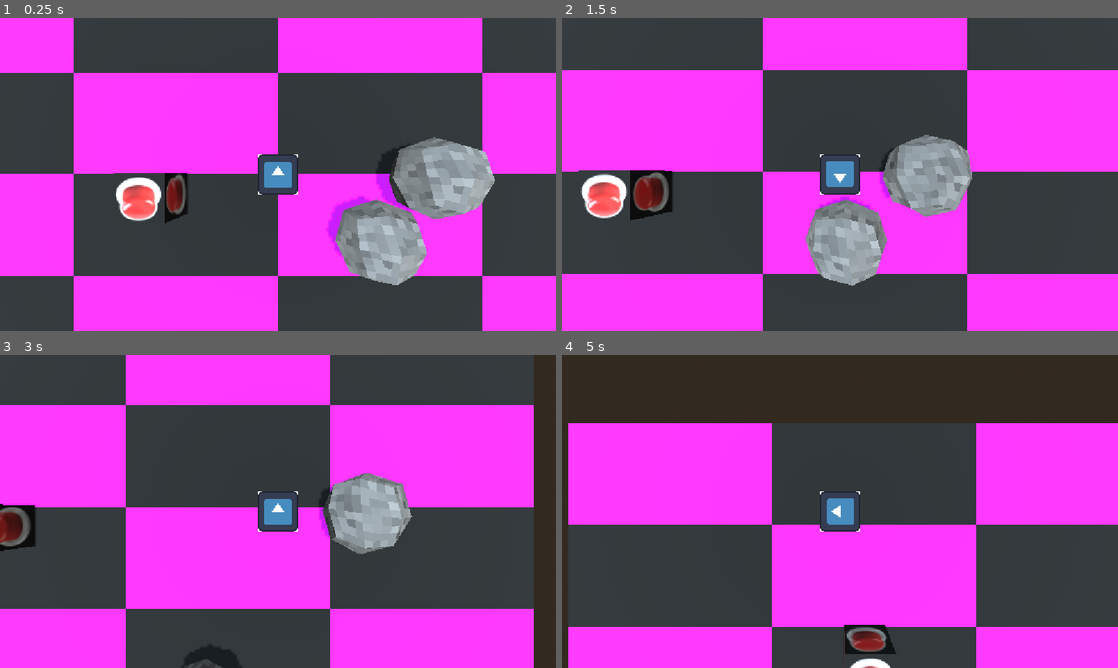
Above: before the commit, frames 1-4 (two rows, left to right).
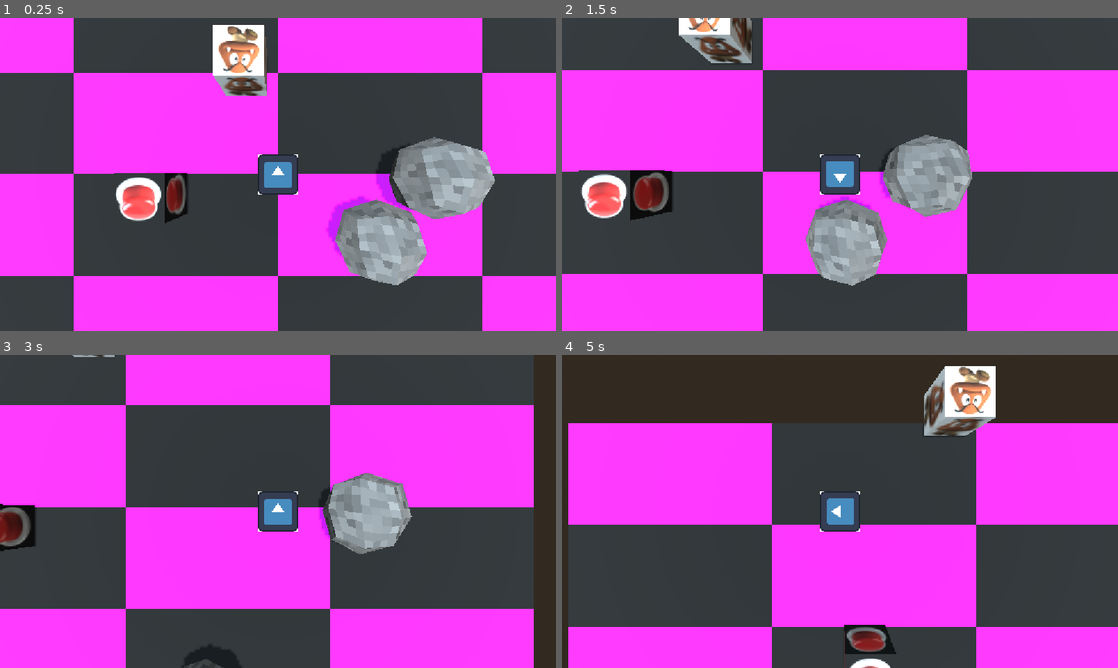
Above: after the commit, the same moments.

Repository: GammaRayTea/project-3-primordial-mass
Game: Godot game, scene res://main.tscn
The game is run twice, just before and just after one commit, with the same random seed, the same clock (stepped at 60 frames per second) and the same inputs. The engine's default icon, where the game draws it, is replaced by a stand-in: a white triangle on a blue panel in a dark square.
Inputs:
- Up to frame 1 (0.25 s): no input
- Up to frame 2 (1.5 s): hold D (move_right) 0.53-1.28 s; tap E (interact) at 0.6, 1.35 s; hold S (move_down) from 1.28 s (still down)
- Up to frame 3 (3 s): release S (move_down) at 2.03 s; hold D (move_right) 2.03-2.78 s; tap E (interact) at 2.1, 2.85 s; hold W (move_up) from 2.78 s (still down)
- Up to frame 4 (5 s): release W (move_up) at 3.53 s; hold A (move_left) from 3.53 s (still down); tap E (interact) at 3.6, 4.35 s

The runs differ from the first frame. In frame 1, 2.1% of the frame differs, in the area x 38-48%, y 2-25%; in frame 2, 1.5%; in frame 3, less than 0.1%; in frame 4, 2.4%, in the area x 65-78%, y 3-26%.

Commit message:
enemy state machine

Diff:
--- a/game/enemies/enemy_base/enemy_base.gd
+++ b/game/enemies/enemy_base/enemy_base.gd
@@ -1,9 +1,9 @@
 class_name Enemy extends CharacterBody3D
-
+@export var state_machine:StateMachine
 
 const SPEED = 5.0
 
 
 
-func _physics_process(delta: float) -> void:
-	pass
+func _physics_process(_delta: float) -> void:
+	state_machine._update(_delta)
--- a/game/enemies/state_machine/state_machine.gd
+++ b/game/enemies/state_machine/state_machine.gd
@@ -1,20 +1,28 @@
 class_name StateMachine extends Node
 
 @export var initial_state: State
-@export var subject: Node3D
+
 var current_state: State
 
 func _ready() -> void:
-	current_state = initial_state
 
-func prepare_state(_incoming_state):
-	current_state = _incoming_state
-	current_state.state_finished.connect(_on_state_finished)
+	for state in get_children():
+		if state is State:
+			prepare_state(state)
+	switch_to_state(initial_state)
+
+func prepare_state(_state):
+	_state.state_finished.connect(_on_state_finished)
+	print(_state.state_finished.get_connections())
+	_state._setup()
 
 func _update(_delta:float):
-	current_state._execute(subject, _delta)
+	current_state._execute( _delta)
 
 
+func switch_to_state(_incoming_state):
+	current_state = _incoming_state
+	current_state._start()
 
 func _on_state_finished()->void:
-	prepare_state(current_state.next_state)
+	switch_to_state(current_state.next_state)
--- a/game/enemies/state_machine/states/base_state.gd
+++ b/game/enemies/state_machine/states/base_state.gd
@@ -1,5 +1,8 @@
 @abstract class_name State extends Node
 @export var next_state:State
 
+@warning_ignore("unused_signal")
 signal state_finished
-@abstract func _execute(_subject:Node3D,_delta:float) -> void
+@abstract func _setup()->void
+@abstract func _start()-> void
+@abstract func _execute(_delta:float) -> void
--- a/game/enemies/state_machine/states/timed_state.gd
+++ b/game/enemies/state_machine/states/timed_state.gd
@@ -1,6 +1,17 @@
+@tool
 class_name TimedState extends State
+## the time in seconds after which [code]state_finished[/code] is called
+@export var time:float = 1:
+	set(value):
+		if value < 0.001:
+			push_warning("Time must be greater than 0.0")
+			time = 1.0
+		else:
+			time = value
 
-@export var time:float = 0
-
-func _execute(_subject:Node3D,_delta:float) -> void:
+func _setup()->void:
 	pass
+func _start()-> void:
+	get_tree().create_timer(time).timeout.connect(state_finished.emit)
+func _execute(_delta:float) -> void:
+	pass
--- /dev/null
+++ b/game/enemies/state_machine/states/wait.gd
@@ -0,0 +1,2 @@
+@tool
+class_name WaitState extends TimedState
--- a/game/enemies/state_machine/states/walk_forward.gd
+++ b/game/enemies/state_machine/states/walk_forward.gd
@@ -1,4 +1,10 @@
-class_name WalkForwardState extends State
+@tool
+class_name WalkForwardState extends TimedState
 
-func _execute(_subject:Node3D,_delta:float) -> void:
-	_subject.position
+@export var _subject:Node3D
+@export var speed:float = 1.0
+
+
+
+func _execute(_delta:float) -> void:
+	_subject.position += Vector3.FORWARD * speed*_delta
--- /dev/null
+++ b/game/enemies/test_enemy.tscn
@@ -0,0 +1,33 @@
+[gd_scene format=3 uid="uid://c0i63nfvpi543"]
+
+[ext_resource type="PackedScene" uid="uid://bnqdgg1ropvye" path="res://game/enemies/enemy_base/enemy_base.tscn" id="1_d0a55"]
+[ext_resource type="Script" uid="uid://bi8u06c53mn68" path="res://game/enemies/state_machine/states/walk_forward.gd" id="2_sn51l"]
+[ext_resource type="Script" uid="uid://cv8ndqtg5slh6" path="res://game/enemies/state_machine/states/wait.gd" id="3_7ldnf"]
+[ext_resource type="Texture2D" uid="uid://cocr5d27l2mx3" path="res://assets/enemies/test_enemy/657-6574748_mario-goomba-clipart-mario-bros-2372846964.jpg" id="3_oqc07"]
+
+[sub_resource type="StandardMaterial3D" id="StandardMaterial3D_kpvxy"]
+albedo_texture = ExtResource("3_oqc07")
+uv1_scale = Vector3(3, 2, 3)
+
+[sub_resource type="BoxMesh" id="BoxMesh_kpvxy"]
+material = SubResource("StandardMaterial3D_kpvxy")
+
+[node name="Enemy" unique_id=2048773448 node_paths=PackedStringArray("state_machine") instance=ExtResource("1_d0a55")]
+state_machine = NodePath("StateMachine")
+
+[node name="StateMachine" parent="." index="1" unique_id=751087973 node_paths=PackedStringArray("initial_state")]
+initial_state = NodePath("WalkForwardState")
+
+[node name="WalkForwardState" type="Node" parent="StateMachine" index="0" unique_id=400175986 node_paths=PackedStringArray("_subject", "next_state")]
+script = ExtResource("2_sn51l")
+_subject = NodePath("../..")
+next_state = NodePath("../WaitState")
+metadata/_custom_type_script = "uid://bi8u06c53mn68"
+
+[node name="WaitState" type="Node" parent="StateMachine" index="1" unique_id=861100265 node_paths=PackedStringArray("next_state")]
+script = ExtResource("3_7ldnf")
+next_state = NodePath("../WalkForwardState")
+metadata/_custom_type_script = "uid://cv8ndqtg5slh6"
+
+[node name="MeshInstance3D" type="MeshInstance3D" parent="Visuals" parent_id_path=PackedInt32Array(33426455) index="0" unique_id=491776649]
+mesh = SubResource("BoxMesh_kpvxy")
--- a/main.tscn
+++ b/main.tscn
@@ -4,6 +4,7 @@
 [ext_resource type="PackedScene" uid="uid://ct0p6npqva67" path="res://game/player/player.tscn" id="2_h2yge"]
 [ext_resource type="PackedScene" uid="uid://bqumv4uggm1d4" path="res://game/interactables/rigid_interactables/rolling_boulder/rolling_boulder.tscn" id="3_h2yge"]
 [ext_resource type="PackedScene" uid="uid://chhwtehoo1ycb" path="res://game/interactables/control_elements/button/button.tscn" id="4_1bvp3"]
+[ext_resource type="PackedScene" uid="uid://c0i63nfvpi543" path="res://game/enemies/test_enemy.tscn" id="5_lquwl"]
 
 [sub_resource type="ProceduralSkyMaterial" id="ProceduralSkyMaterial_h2yge"]
 sky_energy_multiplier = 2.0
@@ -43,4 +44,7 @@
 [node name="Button" parent="Game" unique_id=1394186106 instance=ExtResource("4_1bvp3")]
 transform = Transform3D(1, 0, 0, 0, 1, 0, 0, 0, 1, -2.7247126, 1.0000019, 0.46202263)
 
+[node name="Enemy" parent="Game" unique_id=2048773448 instance=ExtResource("5_lquwl")]
+transform = Transform3D(1, 0, 0, 0, 1, 0, 0, 0, 1, -0.76589847, 1, -2.1771996)
+
 [node name="UI" type="CanvasLayer" parent="." unique_id=1735095429]
Binary file added: assets/enemies/test_enemy/657-6574748_mario-goomba-clipart-mario-bros-2372846964.jpg
Not shown, added: assets/enemies/test_enemy/657-6574748_mario-goomba-clipart-mario-bros-2372846964.jpg.import
Not shown, added: game/enemies/state_machine/states/wait.gd.uid
Not shown, added: game/enemies/test_enemy.tscn973430655.tmp
